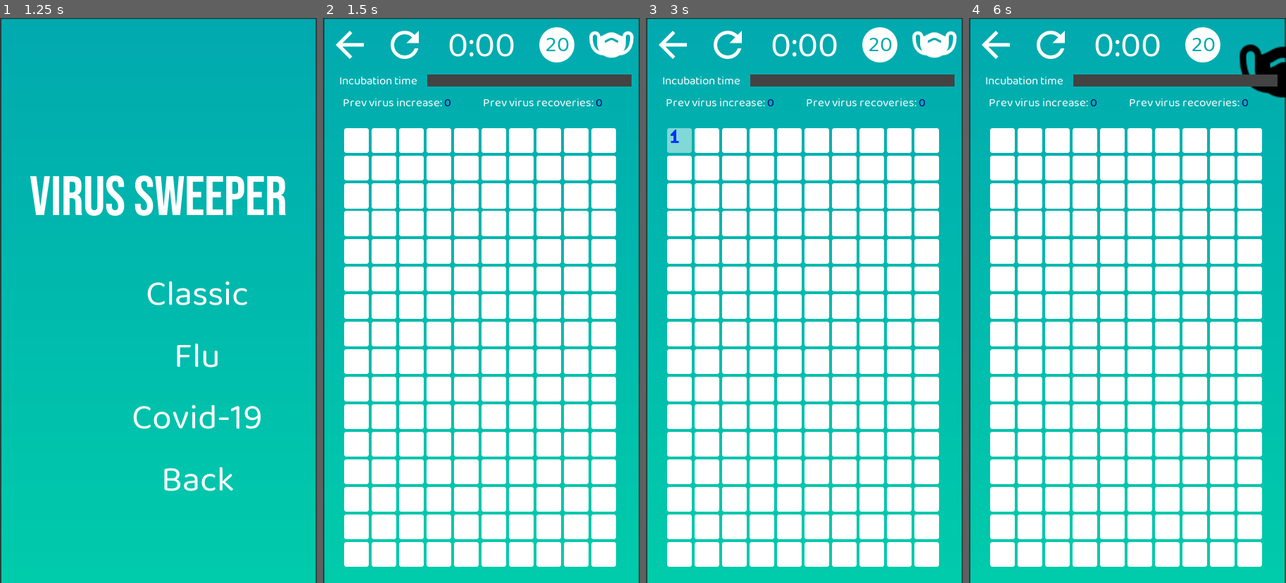
Above: before the commit, frames 1-4 (left to right).
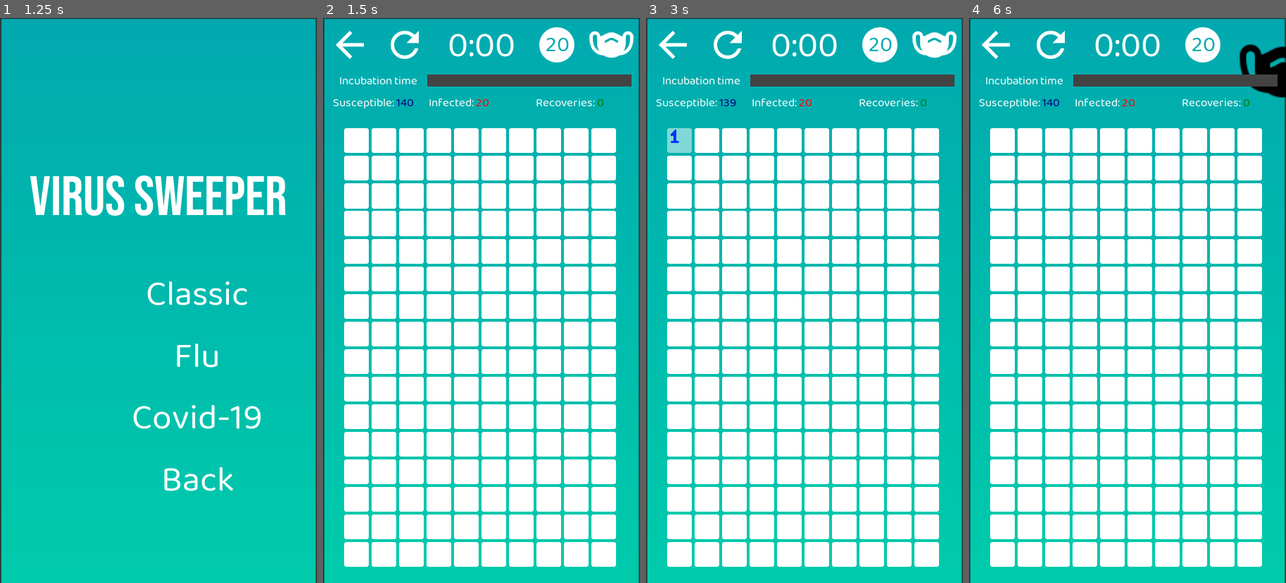
Above: after the commit, the same moments.

Repository: davidjnorth/virus-sweeper
Game: Godot game, scene res://Scenes/Start.tscn
The game is run twice, just before and just after one commit, with the same random seed, the same clock (stepped at 60 frames per second) and the same inputs.
Inputs (mouse positions are in pixels of both pictures, inside the frame that each line leads up to):
- Up to frame 1 (1.25 s): click "Start" at 0.5 s
- Up to frame 2 (1.5 s): click "Flu" at 1.25 s
- Up to frame 3 (3 s): click (728, 46) at 2 s; click (680, 142) at 2.77 s
- Up to frame 4 (6 s): click (1051, 46) at 3.5 s; click (1051, 46) at 4.25 s; click "20" at 5 s; click (1257, 46) at 5.75 s

Frame 1 is identical in both runs. In frame 2, 0.6% of the frame differs, in the area x 3-89%, y 14-16%; in frame 3, 0.6%; in frame 4, 0.6%.
Error after the commit: Invalid get index 'probability_of_infection' (on base: 'Dictionary'). (res://Scripts/Board.gd:16)

Commit message:
SIR model

Diff:
--- a/Scenes/Game.tscn
+++ b/Scenes/Game.tscn
@@ -196,30 +196,42 @@
 margin_right = 576.0
 margin_bottom = 70.0
 rect_min_size = Vector2( 576, 33 )
-alignment = 1
-
-[node name="VirusIncrease" type="RichTextLabel" parent="LevelInfo/VBoxContainer/VirusChanges"]
-margin_left = 36.0
-margin_right = 286.0
-margin_bottom = 33.0
-rect_min_size = Vector2( 250, 33 )
+alignment = 2
+
+[node name="Susceptible" type="RichTextLabel" parent="LevelInfo/VBoxContainer/VirusChanges"]
+margin_left = 18.0
+margin_right = 188.0
+margin_bottom = 33.0
+rect_min_size = Vector2( 170, 33 )
 custom_fonts/normal_font = SubResource( 5 )
 bbcode_enabled = true
-bbcode_text = "Prev virus increase: [color=red]+1[/color]"
+bbcode_text = "Susceptible: [color=navy]1[/color]"
 meta_underlined = false
-text = "Prev virus increase: +1"
+text = "Susceptible: 1"
 scroll_active = false
 
-[node name="VirusDecrease" type="RichTextLabel" parent="LevelInfo/VBoxContainer/VirusChanges"]
-margin_left = 290.0
-margin_right = 540.0
-margin_bottom = 33.0
-rect_min_size = Vector2( 250, 33 )
+[node name="Infected" type="RichTextLabel" parent="LevelInfo/VBoxContainer/VirusChanges"]
+margin_left = 192.0
+margin_right = 382.0
+margin_bottom = 33.0
+rect_min_size = Vector2( 190, 33 )
 custom_fonts/normal_font = SubResource( 5 )
 bbcode_enabled = true
-bbcode_text = "Prev virus recoveries: [color=green]+1[/color]"
+bbcode_text = "Infected: [color=red]20 (+2)[/color]"
 meta_underlined = false
-text = "Prev virus recoveries: +1"
+text = "Infected: 20 (+2)"
+scroll_active = false
+
+[node name="Recoveries" type="RichTextLabel" parent="LevelInfo/VBoxContainer/VirusChanges"]
+margin_left = 386.0
+margin_right = 576.0
+margin_bottom = 33.0
+rect_min_size = Vector2( 190, 33 )
+custom_fonts/normal_font = SubResource( 5 )
+bbcode_enabled = true
+bbcode_text = "Recoveries: [color=green]2 (+2)[/color]"
+meta_underlined = false
+text = "Recoveries: 2 (+2)"
 scroll_active = false
 
 [node name="ProgressBarTimer" type="Timer" parent="LevelInfo"]
@@ -244,6 +256,7 @@
 [connection signal="pressed" from="TopUI/Mask" to="Board" method="_on_Mask_pressed"]
 [connection signal="timeout" from="LevelInfo/ProgressBarTimer" to="LevelInfo" method="_on_ProgressBarTimer_timeout"]
 [connection signal="timeout" from="VirusSpreadTimer" to="Board" method="_on_VirusSpread_timeout"]
+[connection signal="board_ready" from="Board" to="LevelInfo" method="_on_Board_board_ready"]
 [connection signal="game_over" from="Board" to="TopUI/DisplayTime" method="_on_Board_game_over"]
 [connection signal="game_over" from="Board" to="LevelInfo" method="_on_Board_game_over"]
 [connection signal="game_started" from="Board" to="TopUI/DisplayTime" method="_on_Board_game_started"]
--- a/Scripts/Board.gd
+++ b/Scripts/Board.gd
@@ -12,16 +12,21 @@
 var game_started = false
 #var total_flags
 var mask_selected = false
+var recovered = 0
+var probability_of_infection = game_details["probability_of_infection"]
+var recovery_rate = game_details["recovery_rate"]
 
 signal game_over
 signal game_started
 signal viruses_changed
+signal board_ready
 
 func _ready():
 	create_board()
 	add_bombs()
 	if game_mode != "classic":
 		setup_virus_spread()
+	emit_signal("board_ready")
 
 func _process(_delta):
 	if game_started == false && !get_tree().get_nodes_in_group("opened").empty():
@@ -80,10 +85,12 @@
 
 func new_game():
 	added_bombs = 0
+	recovered = 0
 	virus_spread_timer.stop()
 	clear_board()
 	create_board()
 	add_bombs()
+	emit_signal("board_ready")
 
 func _on_TopUI_new_game():
 	new_game()
@@ -99,12 +106,21 @@
 	get_tree().call_group_flags(2, "opened", "update_sprites")
 
 func covid_spread():
-	var infection_rate = game_details["infection_rate"]
 	var closed_tiles = get_tree().get_nodes_in_group("closed").size()
-	var infection_increase = (1 - (bombs / float(closed_tiles))) * infection_rate
-	var new_viruses = floor(bombs * infection_increase) / 2
+	var correctly_masked_tiles = get_tree().get_nodes_in_group("correctly_masked").size()
+	var unmasked_viruses = bombs - correctly_masked_tiles
+	var susceptible = closed_tiles - bombs
+	var new_viruses = floor(probability_of_infection * (susceptible) * unmasked_viruses)
+	print('new', probability_of_infection * (closed_tiles - bombs) * unmasked_viruses)
+	print('old', probability_of_infection * (closed_tiles - bombs) * bombs)
+	var new_recoveries = floor(bombs * recovery_rate)
+	var bomb_tiles = get_tree().get_nodes_in_group("bomb")
+	for n in range(new_recoveries):
+		var index=randi()%bomb_tiles.size()
+		bomb_tiles[index].remove_bomb()
+		bombs -= 1
 	bombs += new_viruses
-	emit_signal("viruses_changed", bombs, new_viruses, 0)
+	emit_signal("viruses_changed", bombs, recovered, new_viruses, new_recoveries)
 
 func flu_spread():
 	var virus_increase = game_details["virus_increase"]
--- a/Scripts/Global.gd
+++ b/Scripts/Global.gd
@@ -9,7 +9,7 @@
 		"medium": {
 			"bombs": 20,
 			"incubation_period": 0,
-			"infection_rate": 0
+			"probability_of_infection": 0
 		}
 	},
 	"flu": {
@@ -24,8 +24,8 @@
 		"medium": {
 			"bombs": 20,
 			"incubation_period": 60,
-			"infection_rate": 1.4,
-			"recovery_rate": 0.3
+			"probability_of_infection": 0.01,
+			"recovery_rate": 0.08
 		}
 	}
 }
--- a/Scripts/LevelInfo.gd
+++ b/Scripts/LevelInfo.gd
@@ -2,15 +2,25 @@
 
 onready var timer = $ProgressBarTimer
 onready var progress_bar = get_node("VBoxContainer/IncubationTime/ProgressBar")
-onready var increase_label = get_node("VBoxContainer/VirusChanges/VirusIncrease")
-onready var decrease_label = get_node("VBoxContainer/VirusChanges/VirusDecrease")
+onready var susceptible_label = get_node("VBoxContainer/VirusChanges/Susceptible")
+onready var infected_label = get_node("VBoxContainer/VirusChanges/Infected")
+onready var recoveries_label = get_node("VBoxContainer/VirusChanges/Recoveries")
+onready var board = get_parent().get_node("Board")
 var incubation_period = global.game_details()["incubation_period"]
 var secs = 0
 
 func _ready():
 	progress_bar.max_value = incubation_period
-	increase_label.bbcode_text = "Prev virus increase: [color=navy]0[/color]"
-	decrease_label.bbcode_text = "Prev virus recoveries: [color=navy]0[/color]"
+
+
+func _process(delta):
+	if (board):
+		var susceptible = 0
+		if (board.game_over):
+			susceptible = get_tree().get_nodes_in_group("closed").size()
+		else:
+			susceptible = get_tree().get_nodes_in_group("closed").size() - board.bombs
+		susceptible_label.bbcode_text = "Susceptible: [color=navy]"+str(susceptible)+"[/color]"
 
 
 func _on_Board_game_started():
@@ -32,21 +42,19 @@
 	timer.stop()
 	secs = 0
 	progress_bar.value = secs
-	increase_label.bbcode_text = "Prev virus increase: [color=navy]0[/color]"
-	decrease_label.bbcode_text = "Prev virus recoveries: [color=navy]0[/color]"
 
 
 func _on_Board_game_over(_win):
 	timer.stop()
 
 
-func _on_Board_viruses_changed(total_viruses, virus_increase, virus_decrease):
-	if virus_increase > 0:
-		increase_label.bbcode_text = "Prev virus increase: [color=red]+" + str(virus_increase) + "[/color]"
-	else:
-		increase_label.bbcode_text = "Prev virus increase: [color=navy]0[/color]"
+func _on_Board_viruses_changed(total_viruses, total_recovered, virus_increase, recoveries_increase):
+	infected_label.bbcode_text = "Infected: [color=red]"+str(total_viruses)+" (+"+str(virus_increase)+")[/color]"
+	recoveries_label.bbcode_text = "Recoveries: [color=green]"+str(total_recovered)+" (+"+str(recoveries_increase)+")[/color]"
 
-	if virus_decrease > 0:
-		decrease_label.bbcode_text = "Prev virus recoveries: [color=green]+" + str(virus_decrease) + "[/color]"
-	else:
-		decrease_label.bbcode_text = "Prev virus recoveries: [color=navy]0[/color]"
+
+func _on_Board_board_ready():
+	var susceptible = get_tree().get_nodes_in_group("closed").size() - board.bombs
+	susceptible_label.bbcode_text = "Susceptible: [color=navy]"+str(susceptible)+"[/color]"
+	infected_label.bbcode_text = "Infected: [color=red]"+str(board.bombs)+"[/color]"
+	recoveries_label.bbcode_text = "Recoveries: [color=green]0[/color]"
--- a/Scripts/Tile.gd
+++ b/Scripts/Tile.gd
@@ -5,9 +5,10 @@
 var bomb=false
 var row=0
 var col=0
+var recovered = false
 ## closed sprites
 var sprite_closed=true
-var sprite_flagged=false
+var masked=false
 ## opened sprites
 var sprite_opened=false
 var sprite_bomb=false
@@ -41,6 +42,9 @@
 		bomb = true
 		add_to_group("bomb")
 		remove_from_group("tiles")
+		if masked:
+			remove_from_group("incorrectly_masked")
+			add_to_group("correctly_masked")
 		if(board):
 			board.added_bombs+=1
 			get_tree().call_group_flags(2, "tiles", "added_bomb_at", c, r)
@@ -58,12 +62,20 @@
 	if !bomb || sprite_opened:
 		return
 	bomb = false
+	masked = false
+	recovered = true
 	remove_from_group("bomb")
 	add_to_group("tiles")
-	if(board):
-		board.added_bombs -= 1
-		get_tree().call_group_flags(2, "tiles", "removed_bomb_at", col, row)
+	if masked:
+		remove_from_group("correctly_masked")
+		add_to_group("incorrectly_masked")
+	board.added_bombs -= 1
+	board.recovered += 1
+	get_tree().call_group_flags(2, "tiles", "removed_bomb_at", col, row)
 	update_tile_number()
+	open_tile()
+	if !sprite_number:
+		get_tree().call_group_flags(2, "closed", "empty_tile_opened_at", col, row)
 
 
 func removed_bomb_at(var c, var r):
@@ -80,7 +92,7 @@
 		return
 	# is someone else around who opened the tile
 	if abs(row-r)<=1 && abs(col-c)<=1:
-		if sprite_closed && !sprite_flagged && !bomb:
+		if sprite_closed && !masked && !bomb:
 			open_tile()
 			if !sprite_number:
 				get_tree().call_group_flags(2, "closed", "empty_tile_opened_at", col, row)
@@ -97,7 +109,7 @@
 		get_node(closed_path).show()
 		get_node(opened_path).hide()
 		get_node("Closed/Mask").hide()
-		if sprite_flagged:
+		if masked:
 			get_node("Closed/Mask").show()
 	if sprite_opened:
 		get_node(closed_path).hide()
@@ -120,6 +132,7 @@
 		get_node(str("Opened/",i)).hide()
 
 func update_tile_number():
+	bombs_around = 0
 	var bomb_tiles = get_tree().get_nodes_in_group("bomb")
 	for bomb in bomb_tiles:
 		if abs(row-bomb.row)<=1 && abs(col-bomb.col)<=1:
@@ -128,21 +141,35 @@
 func on_left_click():
 	if sprite_closed:
 		if board.mask_selected:
-			sprite_flagged = true
-			get_node("Closed/Mask").show()
-			board.unselect_mask()
-		elif sprite_flagged:
-			sprite_flagged = false
-			get_node("Closed/Mask").hide()
+			mask_tile()
+		elif masked:
+			unmask_tile()
 		else:
 			open_tile()
 			if !sprite_number && !sprite_exploded_bomb:
 				get_tree().call_group_flags(2, "closed", "empty_tile_opened_at", col, row)
 
+func mask_tile():
+	masked = true
+	get_node("Closed/Mask").show()
+	board.unselect_mask()
+	if bomb:
+		add_to_group("correctly_masked")
+	else:
+		add_to_group("incorrectly_masked")
+
+func unmask_tile():
+	masked = false
+	get_node("Closed/Mask").hide()
+	if bomb:
+		remove_from_group("correctly_masked")
+	else:
+		remove_from_group("incorrectly_masked")
+
 #func on_right_click():
 #	if sprite_closed:
-#		if !sprite_flagged && !sprite_question:
-#			sprite_flagged=true
+#		if !masked && !sprite_question:
+#			masked=true
 #			sprite_question=false
 #			get_tree().call_group("tiles", "flagged_added_at", col, row)
 #			if bomb:
@@ -150,8 +177,8 @@
 #			else:
 #				add_to_group("misflagged")
 #			return
-#		if sprite_flagged:
-#			sprite_flagged=false
+#		if masked:
+#			masked=false
 #			sprite_question=true
 #			get_tree().call_group("tiles", "flagged_removed_at", col, row)
 #			if bomb:
@@ -160,7 +187,7 @@
 #				remove_from_group("misflagged")
 #			return
 #		if sprite_question:
-#			sprite_flagged=false
+#			masked=false
 #			sprite_question=false
 #			return
 
@@ -176,9 +203,9 @@
 	sprite_exploded_bomb=bomb && explode
 	if sprite_exploded_bomb:
 		add_to_group("exploded")
-	if !bomb && sprite_flagged:
-		sprite_misflagged_bomb=true
-		sprite_bomb=true
+#	if !bomb && masked:
+#		sprite_misflagged_bomb=true
+#		sprite_bomb=true
 	sprite_number=!sprite_misflagged_bomb && !bomb && bombs_around>0
 	update_sprites()
 
--- a/Scripts/TopUI.gd
+++ b/Scripts/TopUI.gd
@@ -14,5 +14,5 @@
 func _on_Restart_pressed():
 	emit_signal("new_game")
 
-func _on_Board_viruses_changed(viruses, _virus_increase, _virus_decrease):
+func _on_Board_viruses_changed(viruses, _recovered, _virus_increase, _virus_decrease):
 	bombs_label.set_text(str(viruses))
